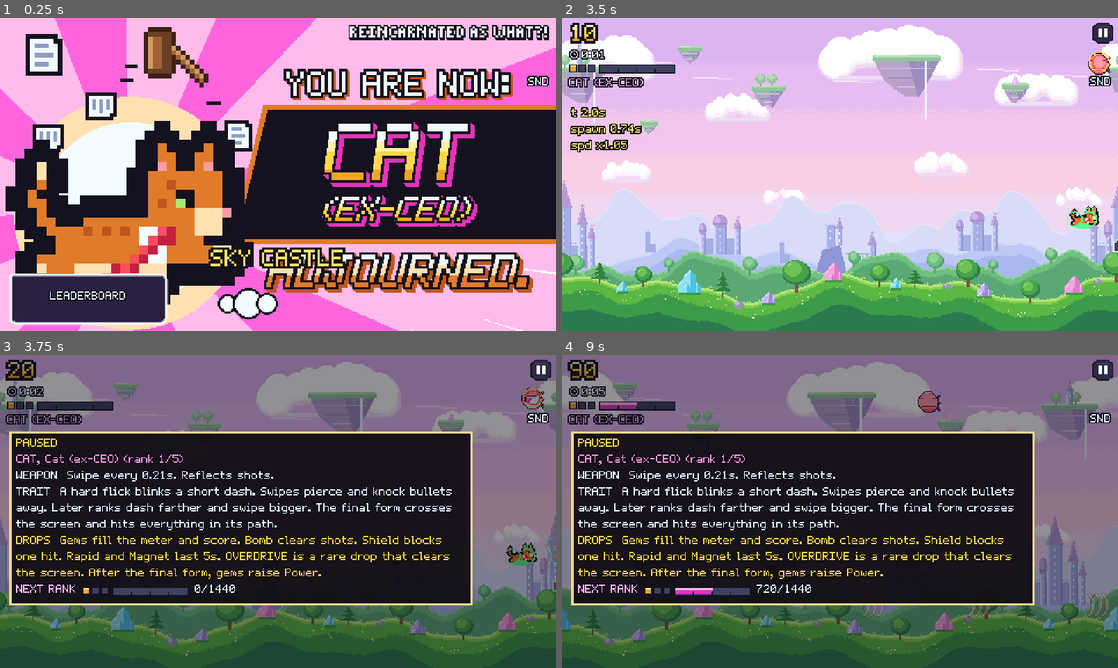
Above: before the commit, frames 1-4 (two rows, left to right).
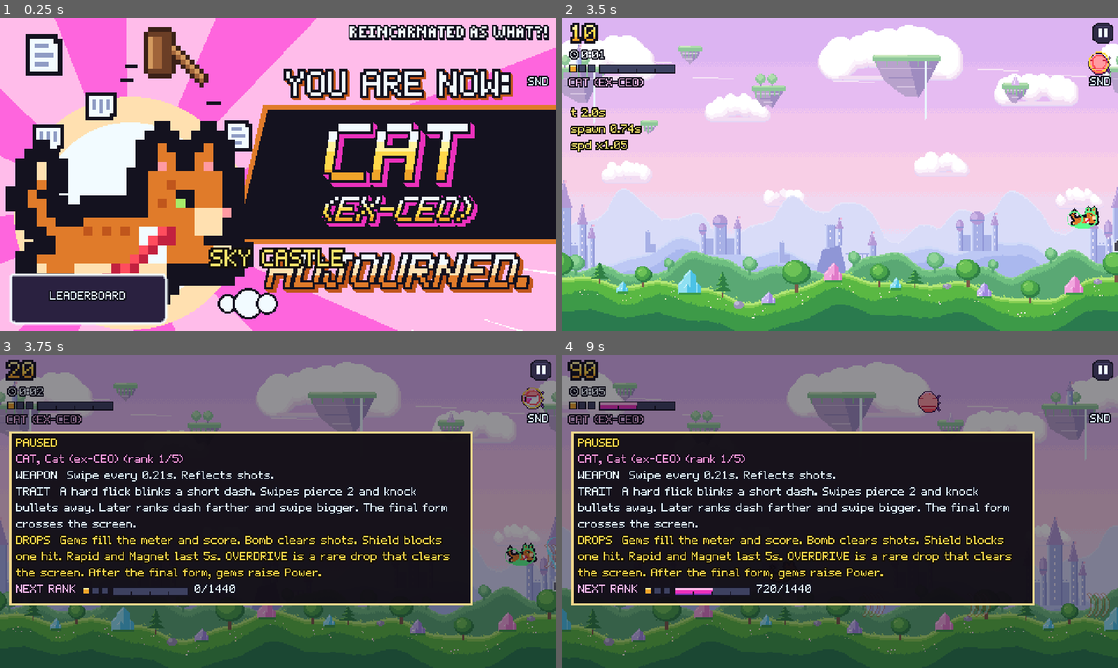
Above: after the commit, the same moments.

Repository: thongdo05/reincarnated-as-what
Game: Godot game, scene res://scenes/main.tscn
Two runs of this game, one before a commit and one after it. Both use one fixed random seed, a clock stepped at 60 frames per second and the inputs below.
Inputs (mouse positions are in pixels of both pictures, inside the frame that each line leads up to):
- Up to frame 1 (0.25 s): no input
- Up to frame 2 (3.5 s): click "SND" at 0.5 s; click "OFF" at 1.25 s; tap Enter at 2 s; move the mouse to (962, 158) at 2.02 s; hold D 2.03-2.75 s; tap H at 2.1 s; click (962, 158) at 2.17 s; drag from (728, 190) to (812, 237) at 2.77 s
- Up to frame 3 (3.75 s): move the mouse to (333, 442) at 3.52 s; hold D from 3.53 s (still down); tap P at 3.6 s
- Up to frame 4 (9 s): release D at 4.25 s; tap Space at 4.25 s; drag from (812, 574) to (673, 464) at 4.27 s; click (1090, 386) at 5 s; move the mouse to (1006, 558) at 5.77 s; hold A 5.78-6.5 s; tap E at 5.85 s; drag from (673, 464) to (756, 433) at 6.52 s; move the mouse to (867, 511) at 7.27 s; hold S 7.28-8 s; tap H at 7.35 s; click (867, 511) at 7.42 s; drag from (756, 433) to (728, 527) at 8.02 s; move the mouse to (962, 495) at 8.77 s; hold W from 8.78 s (still down); tap P at 8.85 s

Frames 1-2 are identical in both runs. In frame 3, 1.3% of the frame differs, in the area x 2-82%, y 42-56%; in frame 4, 1.3%.

Commit message:
Retune Cat swipe damage, scale, and rank-5 pierce.
Base swipe damage is 1/2/3/4/5 and the swipe scale is 1.0/1.05/1.1/1.15/1.25. Rank 5 still crosses the screen, but it now pierces 2 like the earlier ranks.

Co-authored-by: thongdo05 <thongdo05@users.noreply.github.com>

Diff:
--- a/scripts/form_catalog.gd
+++ b/scripts/form_catalog.gd
@@ -97,21 +97,19 @@
 
 ## Reflecting bullets is the defense. The sprite, the hit shape, and the
 ## reflect reach all use scale. Damage stays the int list, so the +15% is
-## fire_interval times 1/1.15. Ranks 1-4 keep this life and pierce 2.
-## Rank 5 does not expire by life: it flies until it is fully past the right
-## edge and pierces every target once. Dash distance, dash guard, and the
-## reflect flip itself are unchanged.
-## Pierce below 0 means the swipe is never spent on a hit.
-const CAT_PIERCE_ALL := -1
+## fire_interval times 1/1.15. Every rank pierces 2. Rank 5 does not expire
+## by life: it flies until it is fully past the right edge, at the rank-5
+## scale. Dash distance, dash guard, and the reflect flip itself are unchanged.
+## hit_ids still allow one hit per target.
 ## Coarse distance check before a swipe tests a bullet. Scaled with the swipe.
 const CAT_REFLECT_REACH := 64.0
 const CAT := {
 	"fire_interval": [0.24 / 1.15, 0.20 / 1.15, 0.17 / 1.15, 0.145 / 1.15, 0.12 / 1.15],
 	"shot_speed": 420.0,
 	"life": [0.58 * 1.10, 0.60 * 1.10, 0.64 * 1.10, 0.70 * 1.10, 0.78 * 1.10],
-	"damage": [1, 1, 2, 2, 3],
+	"damage": [1, 2, 3, 4, 5],
 	"pierce": 2,
-	"scale": [1.0, 1.1, 1.2, 1.3, 1.45],
+	"scale": [1.0, 1.05, 1.1, 1.15, 1.25],
 	"blink_dist": [34.0, 38.0, 44.0, 52.0, 62.0],
 	"blink_guard": [0.10, 0.10, 0.11, 0.13, 0.15],
 }
@@ -189,7 +187,7 @@
 		"used": "",
 	},
 	Id.CAT: {
-		"trait": "A hard flick blinks a short dash. Swipes pierce and knock bullets away. Later ranks dash farther and swipe bigger. The final form crosses the screen and hits everything in its path.",
+		"trait": "A hard flick blinks a short dash. Swipes pierce 2 and knock bullets away. Later ranks dash farther and swipe bigger. The final form crosses the screen.",
 		"ready": "",
 		"used": "",
 	},
@@ -256,13 +254,12 @@
 static func cat_swipe_scale(rank_index: int) -> float:
 	return cat_rank_f("scale", rank_index)
 
-## Rank 5 (index 4) is the only swipe that does not expire and does not run out of pierce.
+## Rank 5 (index 4) is the full-screen swipe. It does not expire by life.
+## Pierce is the same cap as ranks 1-4.
 static func cat_swipe_final(rank_index: int) -> bool:
 	return clampi(rank_index, 0, 4) >= 4
 
-static func cat_pierce(rank_index: int) -> int:
-	if cat_swipe_final(rank_index):
-		return CAT_PIERCE_ALL
+static func cat_pierce(_rank_index: int) -> int:
 	return int(CAT["pierce"])
 
 static func cat_reflect_reach(scale: float) -> float:
--- a/tests/smoke.gd
+++ b/tests/smoke.gd
@@ -220,10 +220,12 @@
 	if FormCatalog.trait_line(FormCatalog.Id.VENDING, true).find("WINNER!") < 0:
 		push_error("vending trait should name the WINNER meter")
 		failed += 1
-	if FormCatalog.trait_line(FormCatalog.Id.CAT, true) != "A hard flick blinks a short dash. Swipes pierce and knock bullets away. Later ranks dash farther and swipe bigger. The final form crosses the screen and hits everything in its path." or FormCatalog.weapon_line(FormCatalog.Id.CAT, 0).find("Reflects") < 0:
+	if FormCatalog.trait_line(FormCatalog.Id.CAT, true) != "A hard flick blinks a short dash. Swipes pierce 2 and knock bullets away. Later ranks dash farther and swipe bigger. The final form crosses the screen." or FormCatalog.weapon_line(FormCatalog.Id.CAT, 0).find("Reflects") < 0:
 		push_error("cat card should describe the blink dash, the piercing swipe, and the reflect")
 		failed += 1
-	var swipe_scale := [1.0, 1.1, 1.2, 1.3, 1.45]
+	var swipe_scale := [1.0, 1.05, 1.1, 1.15, 1.25]
+	var swipe_damage := [1, 2, 3, 4, 5]
+	var swipe_radius := HitLibrary.bounds_radius("cat_swipe.png", "body")
 	var rank_lives := [0.58 * 1.10, 0.60 * 1.10, 0.64 * 1.10, 0.70 * 1.10]
 	for rank_i in 5:
 		var spec: Dictionary = FormCatalog.player_shots(FormCatalog.Id.CAT, Vector2.ZERO, rank_i)[0]
@@ -233,12 +235,26 @@
 		if absf(FormCatalog.cat_reflect_reach(swipe_scale[rank_i]) - 64.0 * swipe_scale[rank_i]) > 0.001:
 			push_error("cat reflect reach should scale with the swipe")
 			failed += 1
+		if absf(float(spec["radius"]) - swipe_radius * swipe_scale[rank_i]) > 0.001:
+			push_error("cat swipe hit radius rank %d should match scale %s, got %s" % [rank_i + 1, swipe_scale[rank_i], spec["radius"]])
+			failed += 1
+		if int(spec["damage"]) != swipe_damage[rank_i] or int(FormCatalog.cat_pierce(rank_i)) != 2:
+			push_error("cat swipe rank %d should deal %d and pierce 2, damage %s pierce %s" % [rank_i + 1, swipe_damage[rank_i], spec["damage"], spec["pierce"]])
+			failed += 1
+		var weapon := FormCatalog.weapon_line(FormCatalog.Id.CAT, rank_i)
+		if swipe_damage[rank_i] == 1:
+			if weapon.find("Dmg") >= 0:
+				push_error("rank 1 cat card should not quote a damage number, got %s" % weapon)
+				failed += 1
+		elif weapon.find("Dmg %d." % swipe_damage[rank_i]) < 0:
+			push_error("cat card rank %d should quote dmg %d, got %s" % [rank_i + 1, swipe_damage[rank_i], weapon])
+			failed += 1
 		if rank_i < 4:
 			if absf(FormCatalog.cat_life(rank_i) - rank_lives[rank_i]) > 0.001 or absf(float(spec["life"]) - rank_lives[rank_i]) > 0.001 or not bool(spec["expires"]) or int(spec["pierce"]) != 2:
 				push_error("ranks 1-4 should keep their life and pierce 2, rank %d life %s expires %s pierce %s" % [rank_i + 1, spec["life"], spec["expires"], spec["pierce"]])
 				failed += 1
-		elif bool(spec["expires"]) or int(spec["pierce"]) != FormCatalog.CAT_PIERCE_ALL or not bool(spec.get("exit_right", false)):
-			push_error("rank 5 swipe should pierce without a cap and not expire by life, pierce %s expires %s" % [spec["pierce"], spec["expires"]])
+		elif bool(spec["expires"]) or int(spec["pierce"]) != 2 or not bool(spec.get("exit_right", false)) or absf(float(spec["scale"]) - 1.25) > 0.001:
+			push_error("rank 5 swipe should pierce 2, stay full-screen at 1.25 scale, and not expire by life, pierce %s expires %s scale %s exit %s" % [spec["pierce"], spec["expires"], spec["scale"], spec.get("exit_right", false)])
 			failed += 1
 	var bolt_at := Vector2(0, -18)
 	if HitLibrary.overlaps(Vector2.ZERO, "cat_swipe.png", "body", bolt_at, "floating_eye_bolt.png", "threat", 1.0):
@@ -2404,7 +2420,7 @@
 			push_error("vending pause card should describe the cans and the WINNER meter")
 			failed += 1
 	elif int(game.form_id) == FormCatalog.Id.CAT:
-		if card.trait_text().find("Swipes pierce and knock bullets away.") < 0 or card.weapon_text().find("Reflects") < 0:
+		if card.trait_text().find("Swipes pierce 2 and knock bullets away.") < 0 or card.weapon_text().find("Reflects") < 0:
 			push_error("cat pause card should describe the piercing swipe and the reflect")
 			failed += 1
 	elif int(game.form_id) == FormCatalog.Id.DEMON:
@@ -3824,6 +3840,9 @@
 		failed += 1
 	var final_spec: Dictionary = FormCatalog.player_shots(FormCatalog.Id.CAT, Vector2(20, 140), 4)[0]
 	var final_shot = game._spawn_shot(final_spec, true)
+	if absf(float(final_shot.hit_scale) - 1.25) > 0.001 or not final_shot.exit_right or final_shot.expires or int(final_shot.pierce) != 2 or int(final_shot.damage) != 5:
+		push_error("rank 5 swipe should cross the screen at 1.25 scale, pierce 2, and deal 5, scale %s exit %s expires %s pierce %s damage %s" % [final_shot.hit_scale, final_shot.exit_right, final_shot.expires, final_shot.pierce, final_shot.damage])
+		failed += 1
 	final_shot.position = Vector2(20, 140)
 	final_shot.life = -5.0
 	game._sweep(Vector2(480, 270))
@@ -3883,40 +3902,32 @@
 		game.add_child(foe)
 		game._enemies.append(foe)
 		row.append(foe)
-	var boss_ok: bool = game._spawn_boss({
-		"slug": "death_knight",
-		"generation": 0,
-		"hold_x": 120.0,
-		"origin_y": 140.0,
-		"phase": 0.0,
-		"wave_amp": 0.0,
-	}, Vector2(480, 270))
-	if not boss_ok:
-		push_error("rank 5 pierce test should spawn a boss")
-		failed += 1
-	else:
-		var boss: EnemyActor = game._living_boss()
-		boss.intro_left = 0.0
-		boss.position = late_shot.position
-		if boss is BossActor:
-			(boss as BossActor).shield_left = 0.0
-		var boss_hp := boss.hp
-		game._collide()
-		var late_hits := 0
-		for foe in row:
-			if foe.hp == 8 - int(late["damage"]):
-				late_hits += 1
-		if late_hits != 4 or not game._shots.has(late_shot) or boss.hp != boss_hp - int(late["damage"]):
-			push_error("rank 5 swipe should hit every enemy and the boss once, hits %d boss %s shot %s" % [late_hits, boss.hp, game._shots.has(late_shot)])
-			failed += 1
-		game._collide()
-		var again := false
-		for foe in row:
-			if foe.hp != 8 - int(late["damage"]):
-				again = true
-		if again or boss.hp != boss_hp - int(late["damage"]):
-			push_error("a rank 5 swipe should not damage the same target twice")
-			failed += 1
+	game._collide()
+	var late_hits := 0
+	for foe in row:
+		if foe.hp == 8 - int(late["damage"]):
+			late_hits += 1
+	if late_hits != 3 or game._shots.has(late_shot):
+		push_error("rank 5 should pierce 2 (three hits) and then stop, hits %d shot %s" % [late_hits, game._shots.has(late_shot)])
+		failed += 1
+	game._clear_field()
+	var once: Dictionary = FormCatalog.player_shots(FormCatalog.Id.CAT, Vector2(120, 140), 4)[0]
+	var once_shot = game._spawn_shot(once, true)
+	var target := EnemyActor.new()
+	target.id = 30
+	target.kind = SpawnDirector.EYE
+	target.hp = 8
+	target.max_hp = 8
+	target.alive = true
+	target.position = once_shot.position
+	target.score_value = 100
+	game.add_child(target)
+	game._enemies.append(target)
+	game._collide()
+	game._collide()
+	if target.hp != 8 - int(once["damage"]) or not game._shots.has(once_shot):
+		push_error("a rank 5 swipe should hit one target once and keep the rest of its pierce, hp %s shot %s" % [target.hp, game._shots.has(once_shot)])
+		failed += 1
 	root.remove_child(game)
 	game.free()
 	return failed
